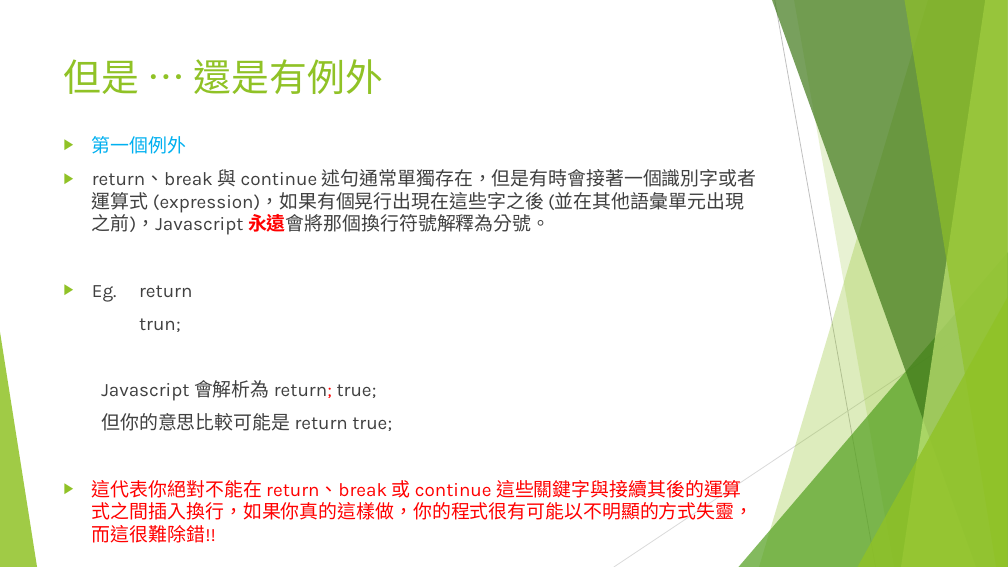
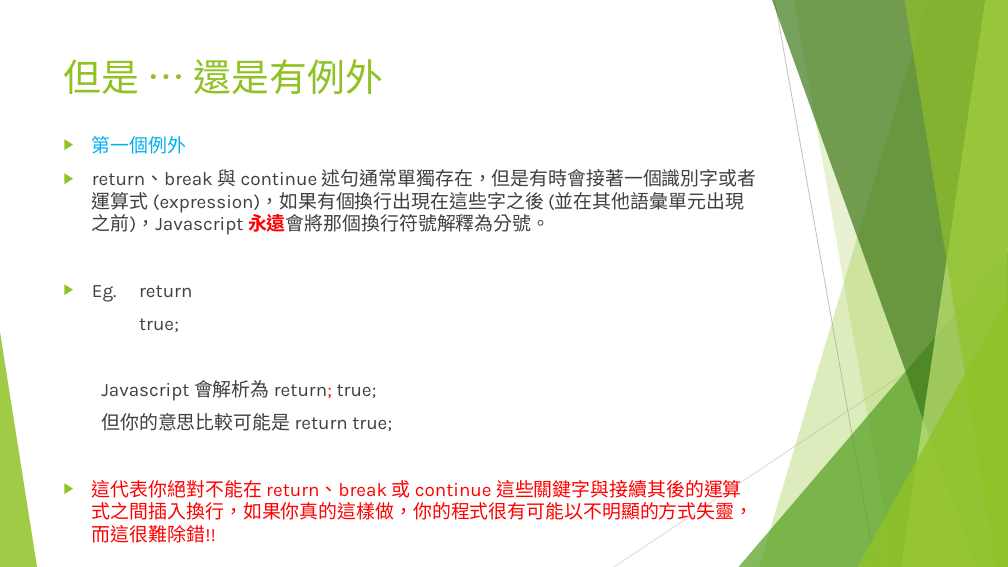
Before and after one commit to adennis1984/IntroduceWebFrontEnd, a slide deck: slide 19 of Part-1-Type-Value-Variable/Web 前端入門(一).pptx. Drawn at 1008x567 pixels with LibreOffice and Linux fonts; fonts in the diff are those of the drawing. Boxes give left, top, right and bottom in pixels: in the first picture for what was removed or moved away, otherwise in the second. Text is boxed around its words. In the diff, an @@ line names an element or a change of style, - is before the commit and + after.

```diff
--- a/Part-1-Type-Value-Variable/Web 前端入門(一).pptx
+++ b/Part-1-Type-Value-Variable/Web 前端入門(一).pptx
@@ text at (x1=92, y1=169, x2=757, y2=235): text changed @@
-▶ return、break 與 continue 述句通常單獨存在，但是有時會接著一個識別字或者運算式 (expression)，如果有個晃行出現在這些字之後 (並在其他語彙單元出現之前)，Javascript 永遠會將那個換行符號解釋為分號。
+▶ return、break 與 continue 述句通常單獨存在，但是有時會接著一個識別字或者運算式 (expression)，如果有個換行出現在這些字之後 (並在其他語彙單元出現之前)，Javascript 永遠會將那個換行符號解釋為分號。
@@ text at (x1=139, y1=318, x2=179, y2=332): text changed @@
-trun;
+true;
```
Also in this commit, not shown: 4 other slides changed.
